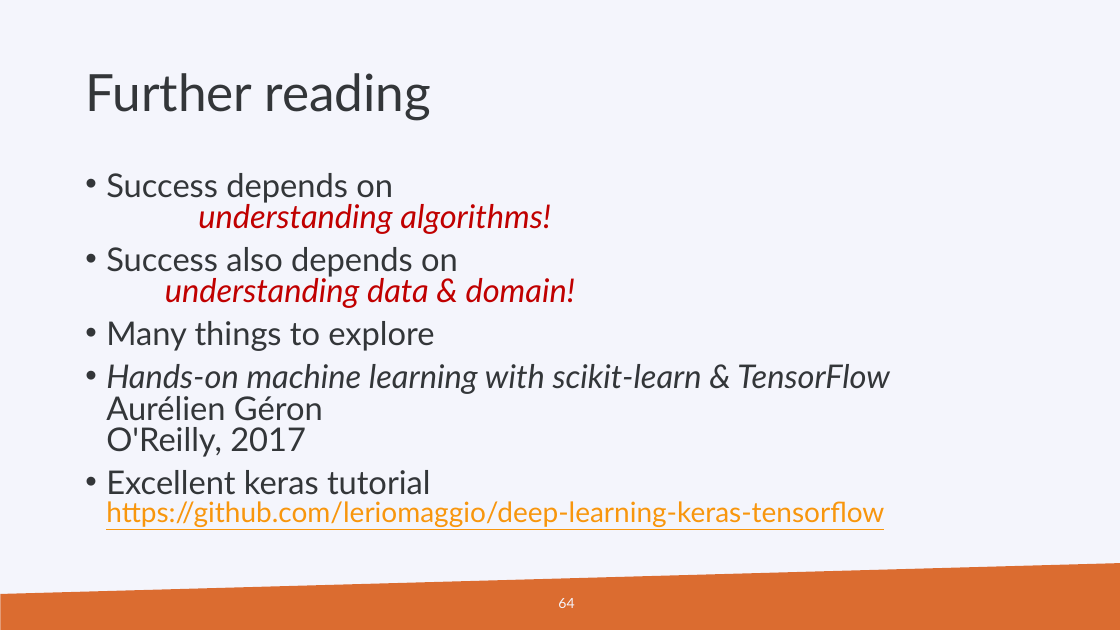
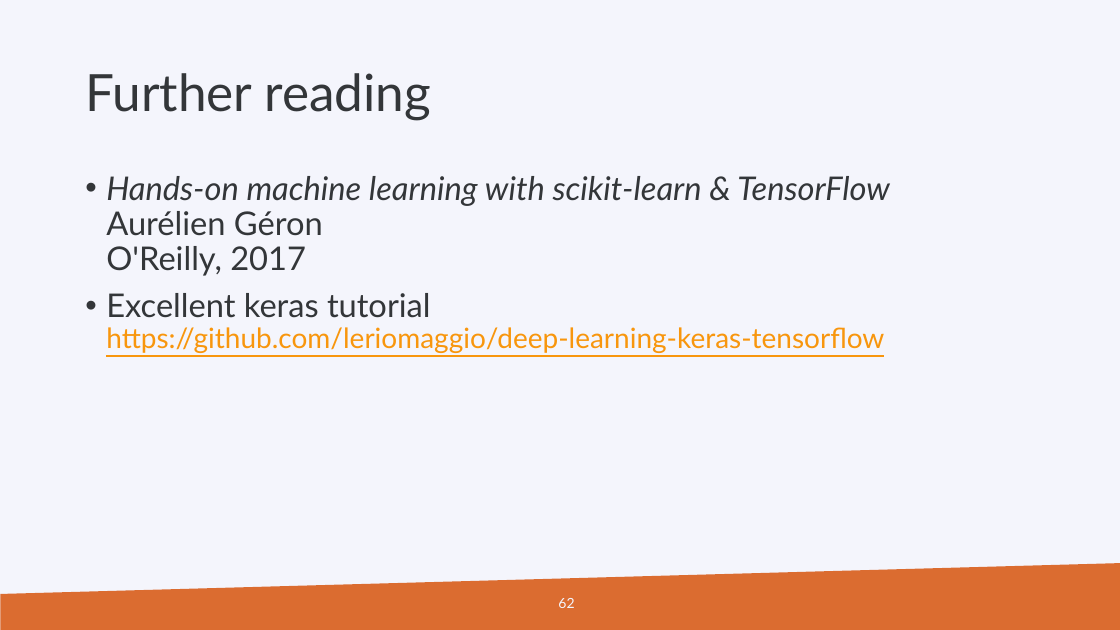
Before and after one commit to gjbex/Machine-learning-with-Python, a slide deck: slide 62 of python_for_machine_learning.pptx (slide 64 before the commit). Drawn at 1120x630 pixels with LibreOffice and Linux fonts; fonts in the diff are those of the drawing; background and template pictures are left out. Boxes give left, top, right and bottom in pixels: in the first picture for what was removed or moved away, otherwise in the second. Text is boxed around its words. In the diff, an @@ line names an element or a change of style, - is before the commit and + after.

```diff
--- a/python_for_machine_learning.pptx
+++ b/python_for_machine_learning.pptx
@@ text "Hands-on machine learning with scikit-learn ..." at [106,176,890,353]: line spacing 0.8 to 0.9 @@
@@ text at [106,173,576,351]: paragraphs removed @@
-• Success depends on
-  understanding algorithms!
-• Success also depends on
-  understanding data & domain!
-• Many things to explore
@@ page number at [558,598,574,608]: text changed @@
-64
+62
```
Also in this commit, not shown: 2 other slides changed, 1 slide added, 3 slides removed.
